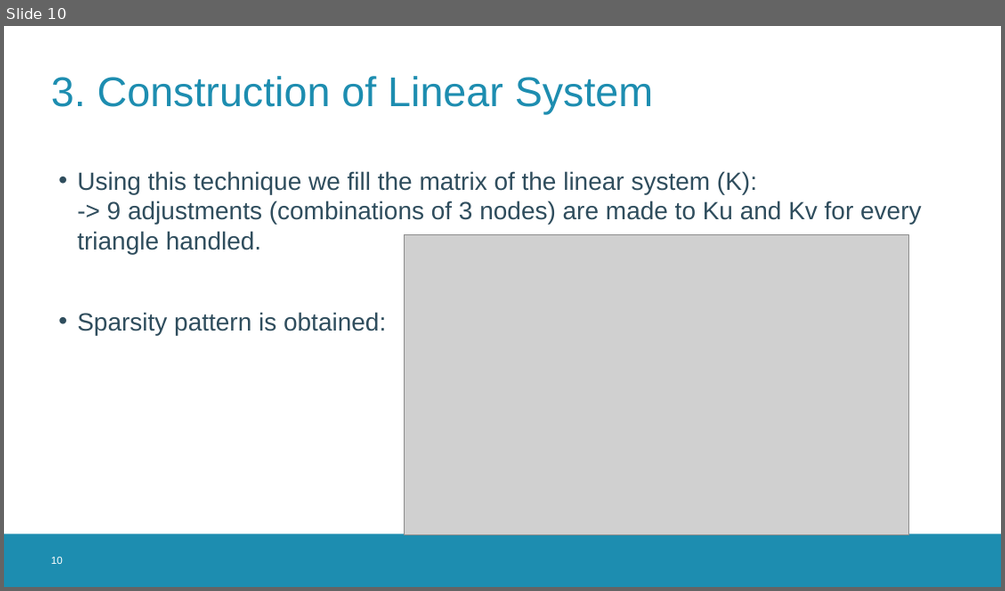
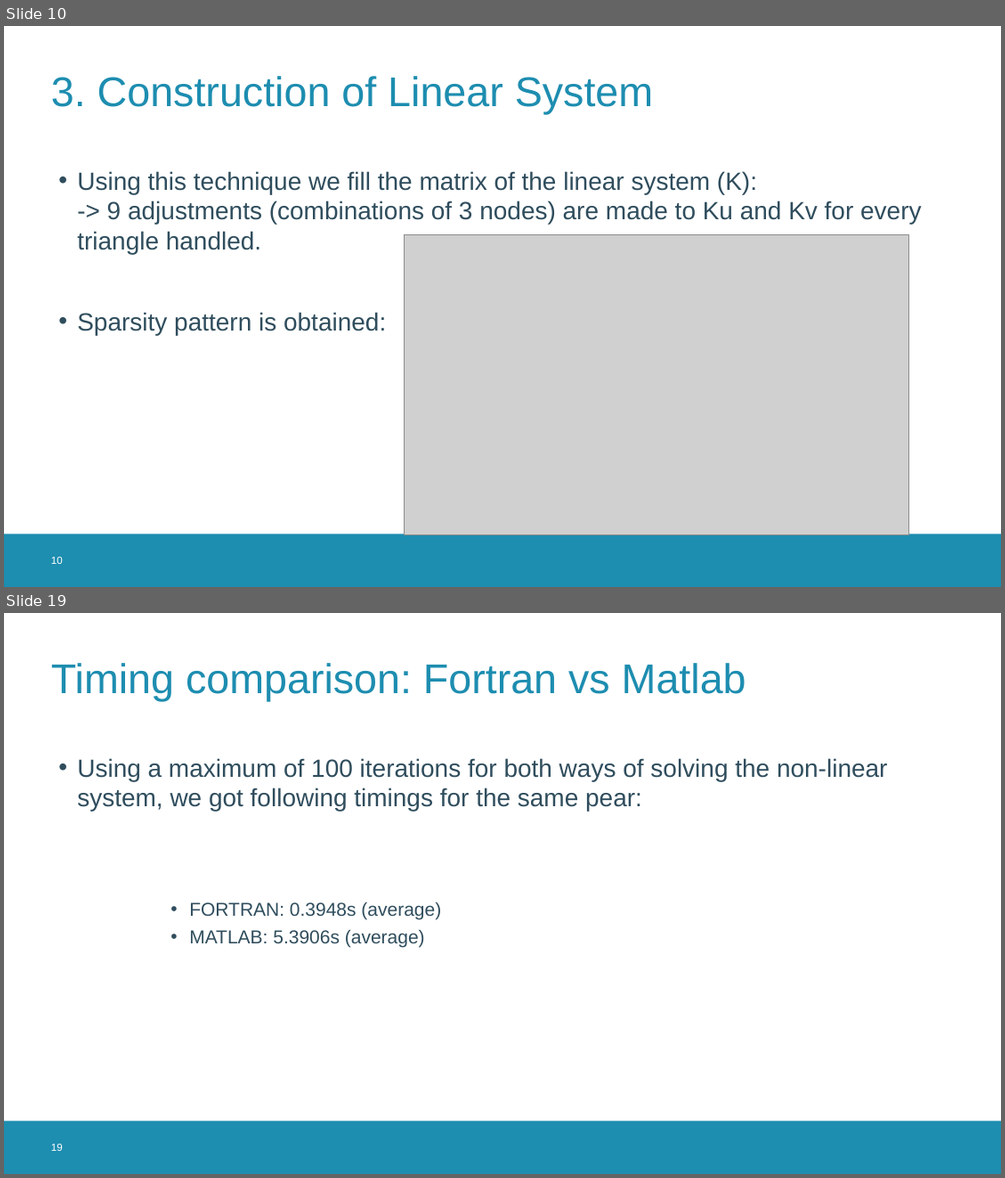
Before and after one commit to MichielDeKoninck/ThePearProject, a slide deck: PearProjectPresentation.pptx. Shown one above the other, each under a label of ours: slide 10 before the commit, slides 10 and 19 after it; the slides between them are not shown. The pictures are 1005x591 and 1005x1178 pixels, drawn with LibreOffice and Linux fonts; fonts in the diff are those of the drawing; grey boxes stand for pictures; background and template pictures are left out. Boxes give left, top, right and bottom in pixels: in the first picture for what was removed or moved away, otherwise in the second. Text is boxed around its words. In the diff, an @@ line names an element or a change of style, - is before the commit and + after.

```diff
--- a/PearProjectPresentation.pptx
+++ b/PearProjectPresentation.pptx
@@ slide 19 added at bbox=[4, 613, 1001, 1174], background #FFFFFF; not listed: 1 template element that a slide beside it also shows @@
@@ title added at bbox=[51, 663, 746, 701], 40 pt, text #1D8DB0 @@
+Timing comparison: Fortran vs Matlab
@@ text added at bbox=[77, 758, 888, 948], 24 pt, text #2F4D5D @@
+• Using a maximum of 100 iterations for both ways of solving the non-linear system, we got following timings for the same pear:
+      • FORTRAN: 0.3948s (average)
+      • MATLAB: 5.3906s (average)
@@ page number added at bbox=[51, 1143, 63, 1151], 10 pt, text #FFFFFF @@
+19
```
Also in this commit, not shown: 6 slides changed, 15 other files.
